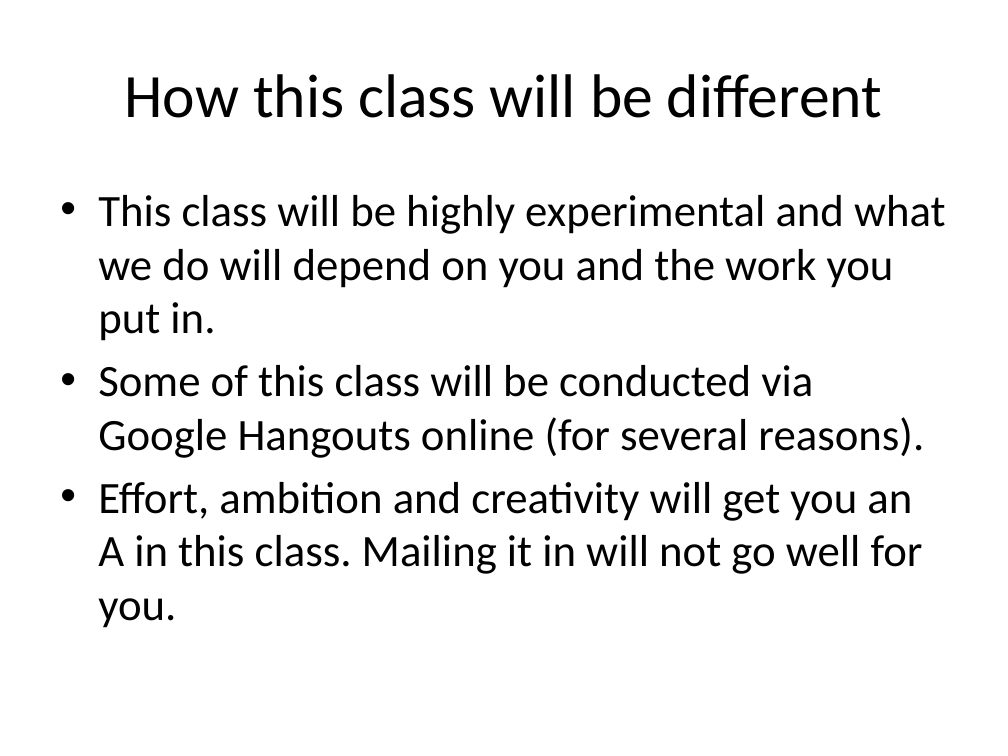
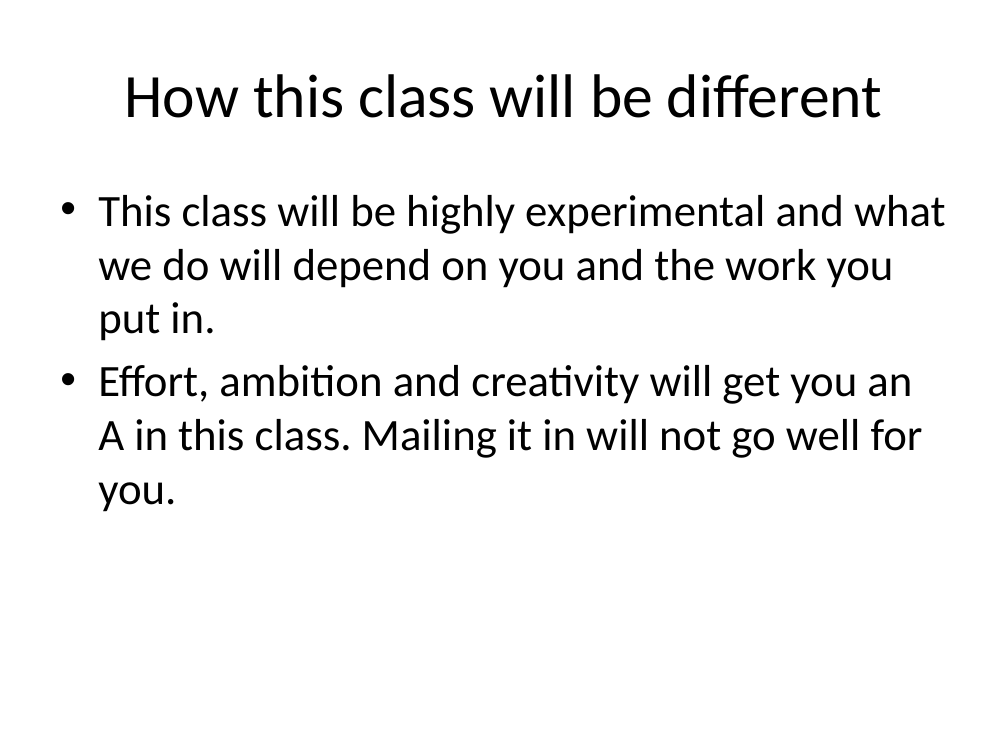
Before and after one commit to mattwaite/JOUR491-Data-Visualization, a slide deck: slide 5 of Lectures/Class1_Introductions.pptx. Drawn at 1008x756 pixels with LibreOffice and Linux fonts; fonts in the diff are those of the drawing. Boxes give left, top, right and bottom in pixels: in the first picture for what was removed or moved away, otherwise in the second. Text is boxed around its words. In the diff, an @@ line names an element or a change of style, - is before the commit and + after.

```diff
--- a/Lectures/Class1_Introductions.pptx
+++ b/Lectures/Class1_Introductions.pptx
@@ text at (98, 365, 924, 458): paragraph removed @@
-• Some of this class will be conducted via Google Hangouts online (for several reasons).
```
Also in this commit, not shown: 1 other slide changed, 2 other files.
